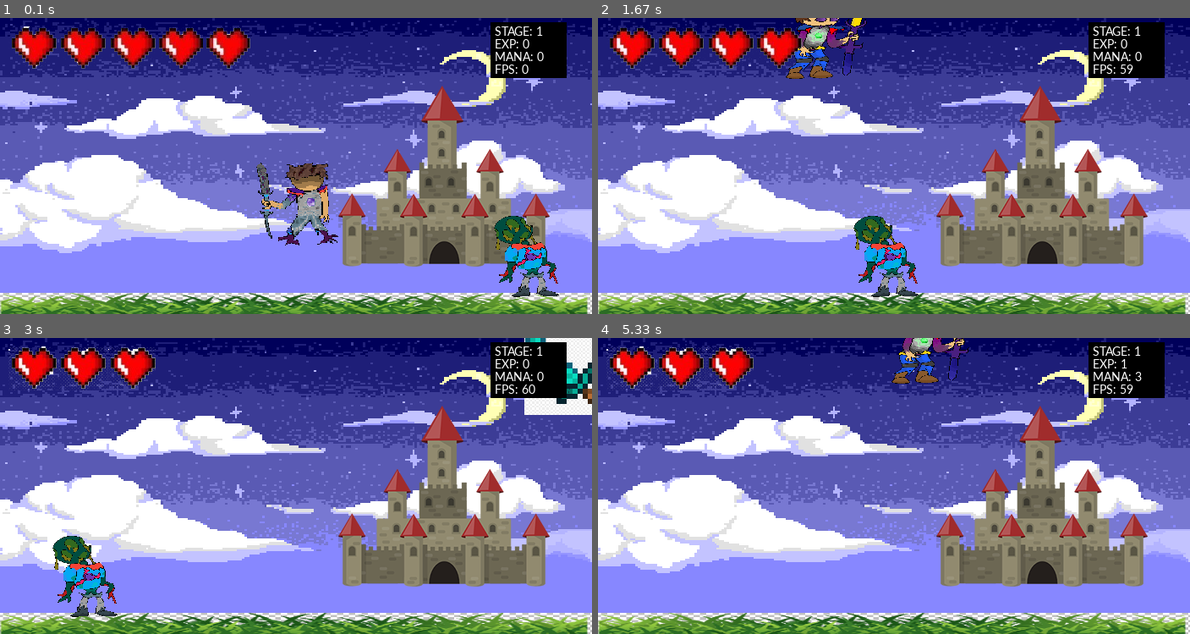
Above: before the commit, frames 1-4 (two rows, left to right).
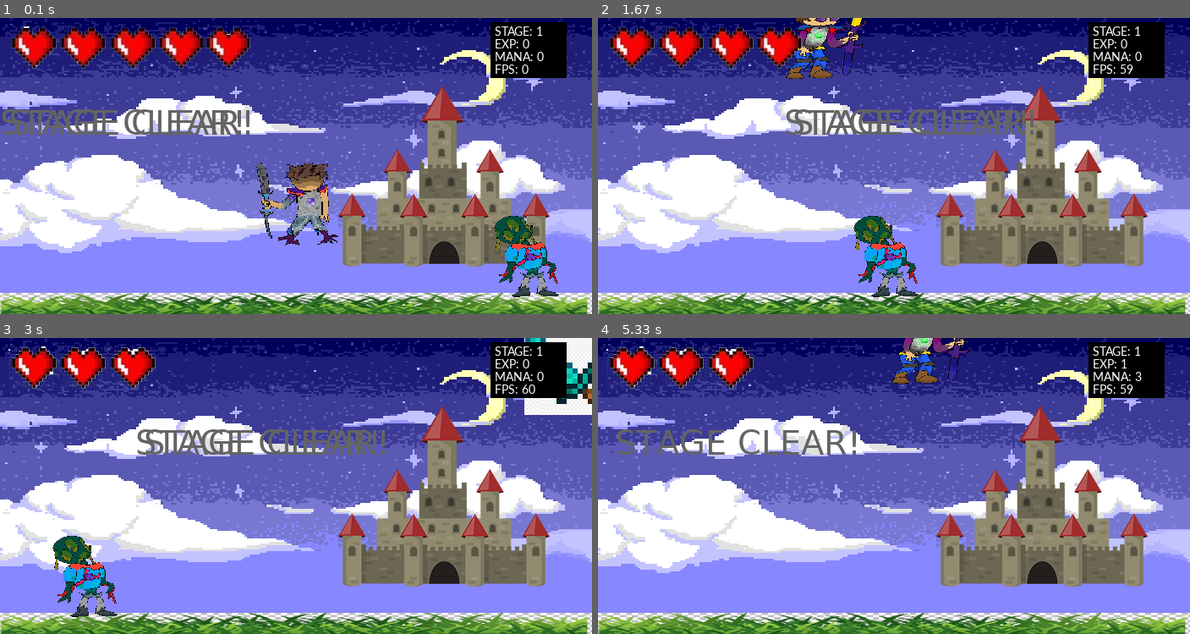
Above: after the commit, the same moments.

Repository: lolbit511/moribus-test-
Game: pygame game, started from Moribus/main.py
Two runs of this game, one before a commit and one after it. Both use one fixed random seed, a clock stepped at 60 frames per second and the inputs below.
Inputs:
- Up to frame 1 (0.1 s): no input
- Up to frame 2 (1.67 s): hold N 0.33-0.8 s; hold Right 0.33-0.8 s; hold Right 0.83-1.3 s; tap Space at 0.9, 1.2, 1.4 s; tap A at 0.98 s; hold Right from 1.33 s (still down)
- Up to frame 3 (3 s): tap Space at 1.7, 1.9, 2.2, 2.47, 2.77, 2.9 s; release Right at 1.8 s; hold Left 1.83-2.37 s; hold Left 2.4-2.8 s; tap A at 2.55 s; hold Right from 2.83 s (still down)
- Up to frame 4 (5.33 s): tap Space at 3.2, 3.57, 3.87, 4.07, 4.37, 4.57, 4.87, 5.07 s; release Right at 3.47 s; hold Left 3.5-3.97 s; hold Right 4-4.47 s; tap A at 4.15 s; hold Right 4.5-4.97 s; hold Left from 5 s (still down)

The runs differ from the first frame. In frame 1, 1.8% of the frame differs, in the area x 0-43%, y 30-40%; in frame 2, 1.8%; in frame 3, 1.8%, in the area x 23-65%, y 30-40%; in frame 4, 1.1%.

Commit message:
fixed Enemy generation

Diff:
--- a/Moribus/main.py
+++ b/Moribus/main.py
@@ -292,6 +292,17 @@
         self.posx = -100
         self.posy = 100
         self.display = False
+        self.clear = False
+
+    def stage_clear(self):
+        self.text = headingfont.render("STAGE CLEAR!", True, color_dark)
+        if self.posx < 720:
+            self.posx += 10
+            displaysurface.blit(self.text, (self.posx, self.posy))
+        else:
+            self.display = False
+            self.posx = -100
+            self.posy = 100
 
     def move_display(self):
         # Create the text to be displayed
@@ -325,18 +336,32 @@
 class EventHandler():
     def __init__(self):
         self.stage = 1
-        self.enemy_count = 10
+        self.enemy_count = 0
+        self.dead_enemy_count = 0
         self.battle = False
         self.enemy_generation = pygame.USEREVENT + 1
         self.stage_enemies = []
-        for x in range(1, 21):
-            self.stage_enemies.append(int((x ** 2 / 2) + 1)) #formula for enemy generation
+        #self.stage_enemies.append(0)
+        for x in range(0, 21):
+            self.stage_enemies.append(x) #formula for enemy generation
+        print(self.stage_enemies)
 
     def next_stage(self):  # Code for when the next stage is clicked
         self.stage += 1
+        print("Stage: " + str(self.stage))
         self.enemy_count = 0
+        self.dead_enemy_count = 0
         print("Stage: " + str(self.stage))
         pygame.time.set_timer(self.enemy_generation, 1500 - (50 * self.stage))
+
+    def update(self): #Event Handler
+        #print("a:" , self.dead_enemy_count)
+        print("b:" , self.stage_enemies[self.stage - 1])
+        if self.dead_enemy_count == self.stage_enemies[self.stage - 1]:
+            self.dead_enemy_count = 0
+            stage_display.clear = True
+            stage_display.stage_clear()
+            print("stageClear ACTIVE")
 
     # Code for when the next stage is clicked (reminder: ask question about this)
 
@@ -453,6 +478,8 @@
             if player.mana < 100: player.mana += self.mana  # Release mana
             player.experiance += 1  # Release expeiriance
             self.kill()
+            handler.dead_enemy_count += 1
+            #print(handler.dead_enemy_count)
 
         #If collision has occured and player not attacking, call "hit" function
         elif hits and player.attacking == False:
@@ -479,6 +506,7 @@
 
 enemy = Enemy()
 Enemies = pygame.sprite.Group()
+
 Enemies.add(enemy)
 
 castle = Castle()
@@ -499,7 +527,8 @@
 status_bar = StatusBar()
 
 while True:
-    print(player.experiance)
+    #print(player.experiance)
+
 
     #player.health = 6 # cheat code 1
 
@@ -518,7 +547,10 @@
             pass
 
         if event.type == handler.enemy_generation:
-            if handler.enemy_count < handler.stage_enemies[player.stage - 1]:
+            print(handler.stage)
+            while handler.enemy_count < handler.stage_enemies[handler.stage - 1]: ##############################################################################################################################################################################################################
+                print("a:", handler.enemy_count)
+                print("b:", handler.stage_enemies[player.stage - 1])
                 enemy = Enemy()
                 Enemies.add(enemy)
                 handler.enemy_count += 1
@@ -528,7 +560,7 @@
             if 300 < player.rect.x < 600 and event.key == pygame.K_e:
                 handler.stage_handler()
                 #print("castle range")
-            if event.key == pygame.K_n: ################################################################################################################################################
+            if event.key == pygame.K_n:
                 if handler.battle == True and len(Enemies) == 0:
                     handler.next_stage()
                     print("test")
@@ -553,7 +585,6 @@
             #####################print("CD complete")
 
 
-
     # attackCD = attackCD - 1
     # if attackCD <1:
     #     attackCD = 1
@@ -574,11 +605,11 @@
 
     health.render()
 
-
-    for entity in Enemies:
-        entity.update()
-        entity.move()
-        entity.render()
+    if Enemies != None:
+        for entity in Enemies:
+            entity.update()
+            entity.move()
+            entity.render()
 
 
     ################# had to add this to prevent a glitch where the player sprite will go to its full size when in the alternative walking frames
@@ -594,13 +625,18 @@
     player.update()
     #print("player rect:",player.rect)
 
-    # Render stage display
+
+    # Render stage display ######################################
     if stage_display.display == True:
         stage_display.move_display()
-
+    if stage_display.clear == True:
+        stage_display.stage_clear()
+
+    #print(stage_display.clear)
     # Status bar update and render
     displaysurface.blit(status_bar.surf, (580, 5))
     status_bar.update_draw()
+    handler.update()
 
     pygame.display.update()
     FPS_CLOCK.tick(FPS)
